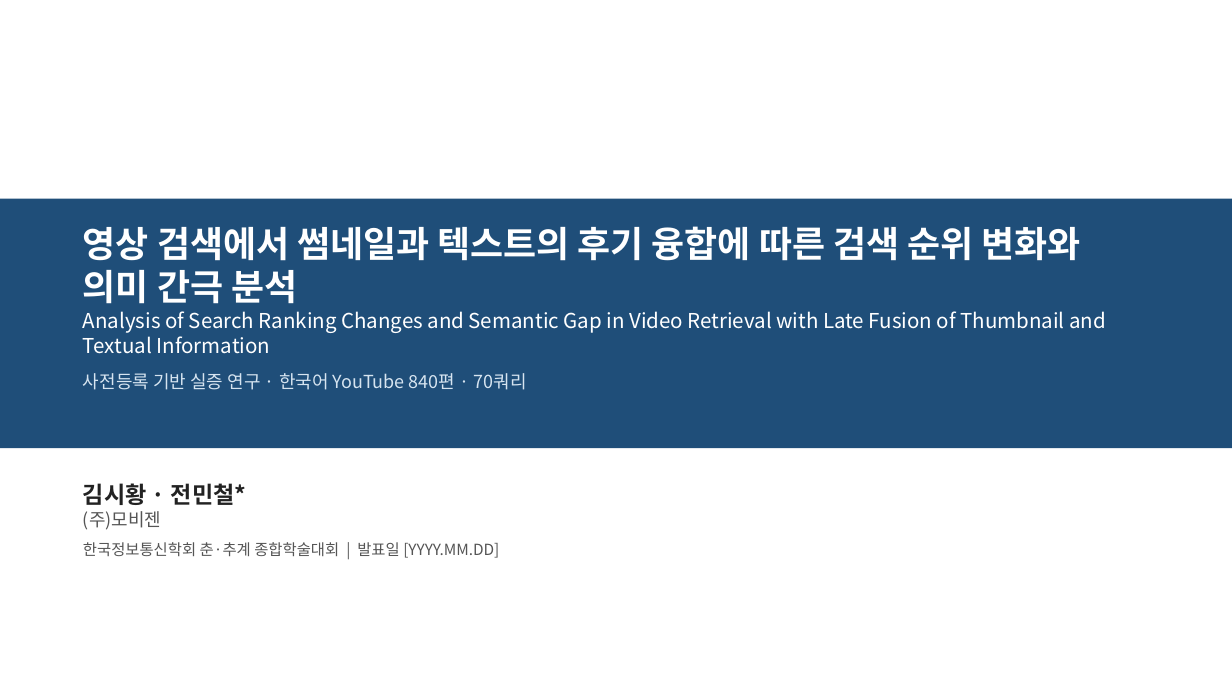
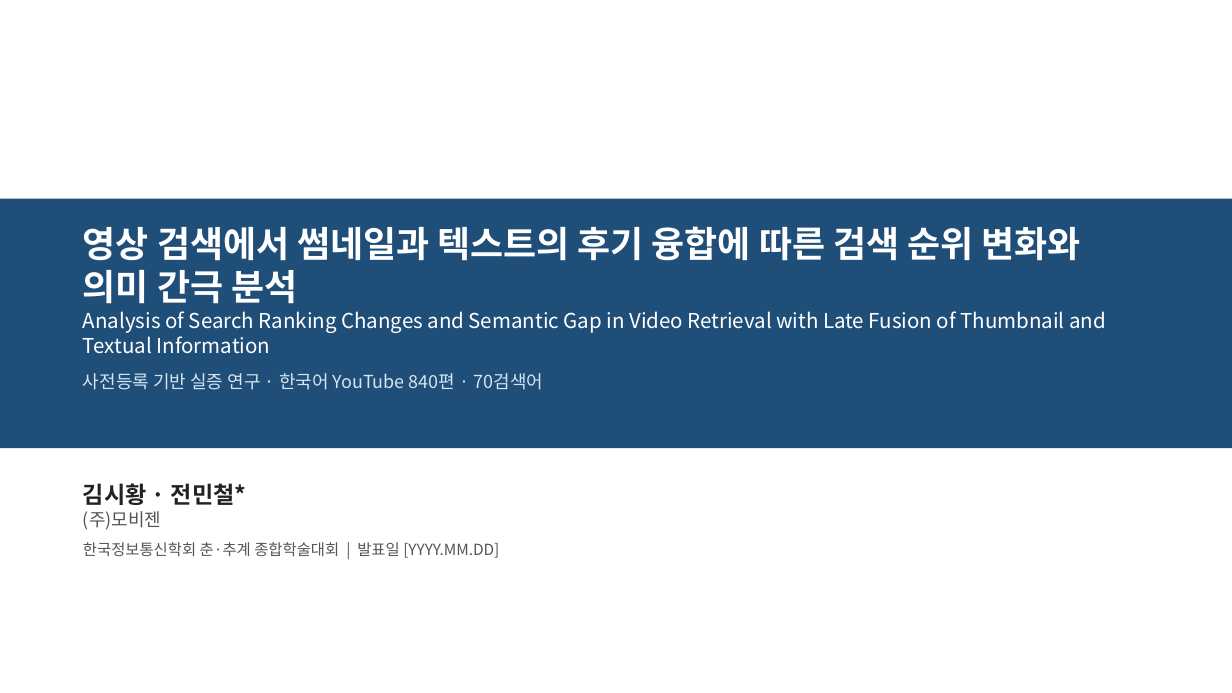
Before and after one commit to ThirdActiveDataExTech/thirdparty-metadata-ingestion, a slide deck: slide 1 of docs/research/P05_thumbnail_fusion/paper_KIICE_발표초안.pptx. Drawn at 1232x693 pixels with LibreOffice and Linux fonts; fonts in the diff are those of the drawing. Boxes give left, top, right and bottom in pixels: in the first picture for what was removed or moved away, otherwise in the second. Text is boxed around its words. In the diff, an @@ line names an element or a change of style, - is before the commit and + after.

```diff
--- a/docs/research/P05_thumbnail_fusion/paper_KIICE_발표초안.pptx
+++ b/docs/research/P05_thumbnail_fusion/paper_KIICE_발표초안.pptx
@@ text at (83,373,544,390): text changed @@
-사전등록 기반 실증 연구 · 한국어 YouTube 840편 · 70쿼리
+사전등록 기반 실증 연구 · 한국어 YouTube 840편 · 70검색어
```
Also in this commit, not shown: 7 other slides changed, 4 other files.
